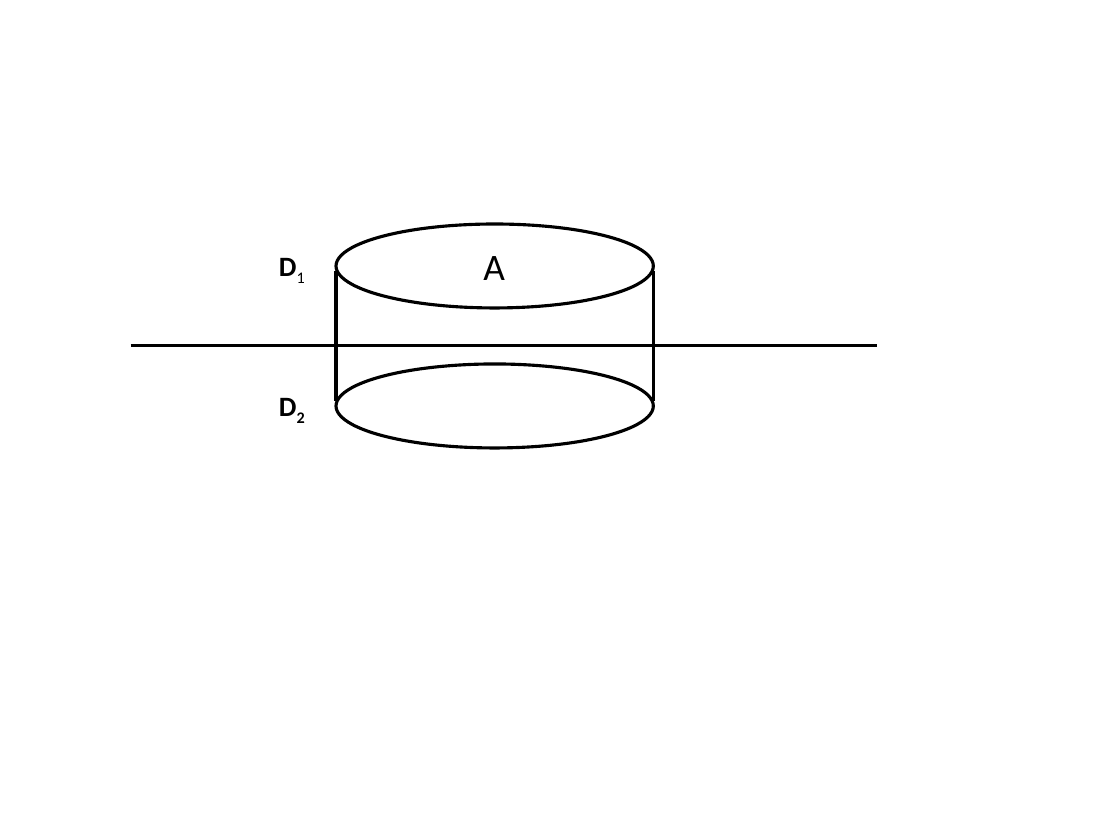
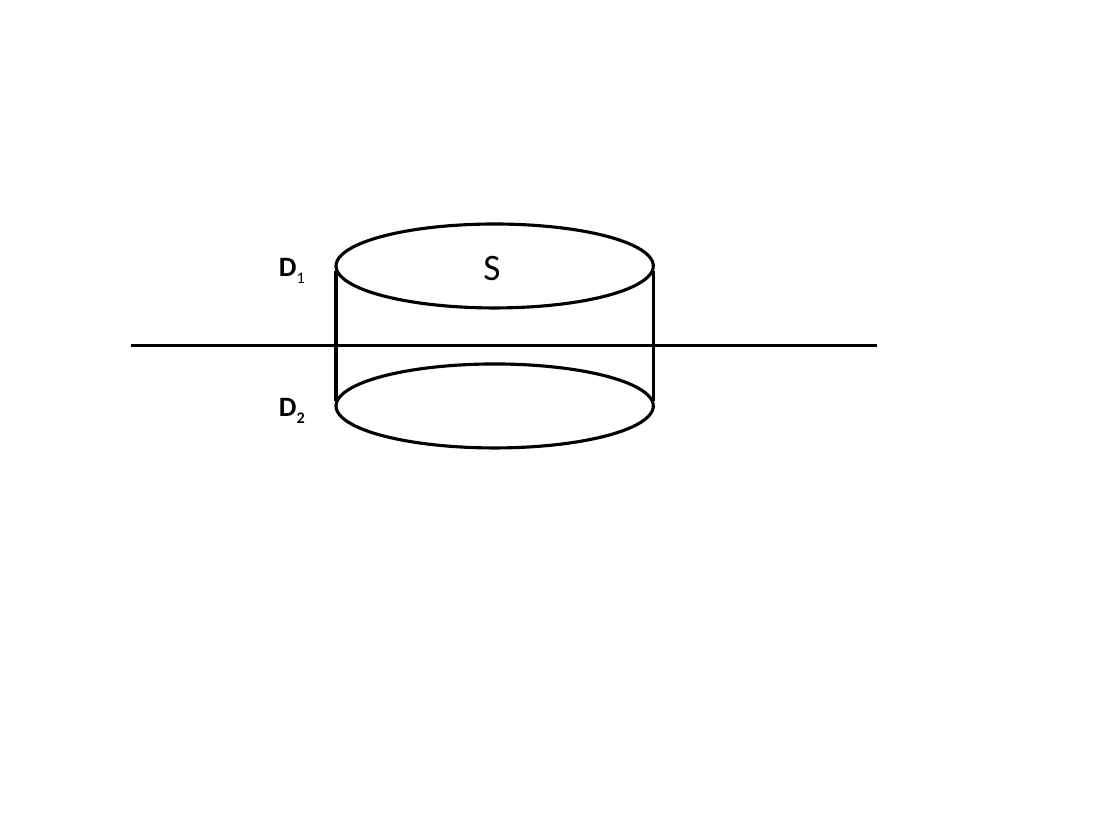
Before and after one commit to geoscixyz/em, a slide deck: slide 1 of content/maxwell1_fundamentals/fundamental_laws/images/BC.pptx. Drawn at 1120x840 pixels with LibreOffice and Linux fonts; fonts in the diff are those of the drawing. Boxes give left, top, right and bottom in pixels: in the first picture for what was removed or moved away, otherwise in the second. Text is boxed around its words. In the diff, an @@ line names an element or a change of style, - is before the commit and + after.

```diff
--- a/content/maxwell1_fundamentals/fundamental_laws/images/BC.pptx
+++ b/content/maxwell1_fundamentals/fundamental_laws/images/BC.pptx
@@ text at box(483, 255, 500, 281): text changed @@
-A
+S
```
Also in this commit, not shown: 6 other files.
